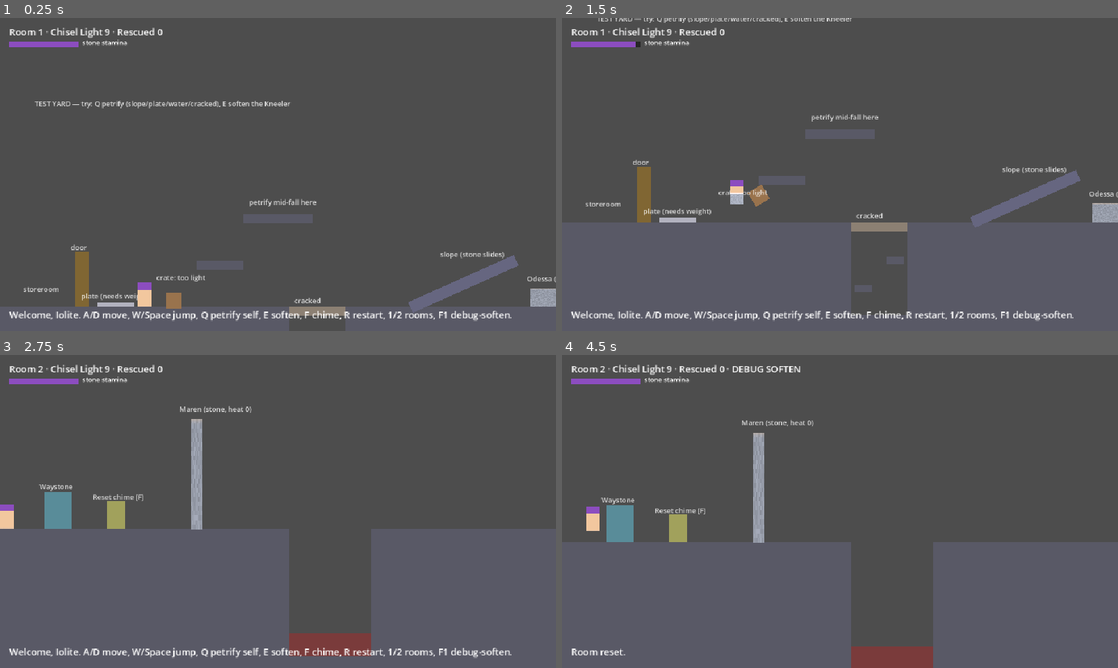
Above: before the commit, frames 1-4 (two rows, left to right).
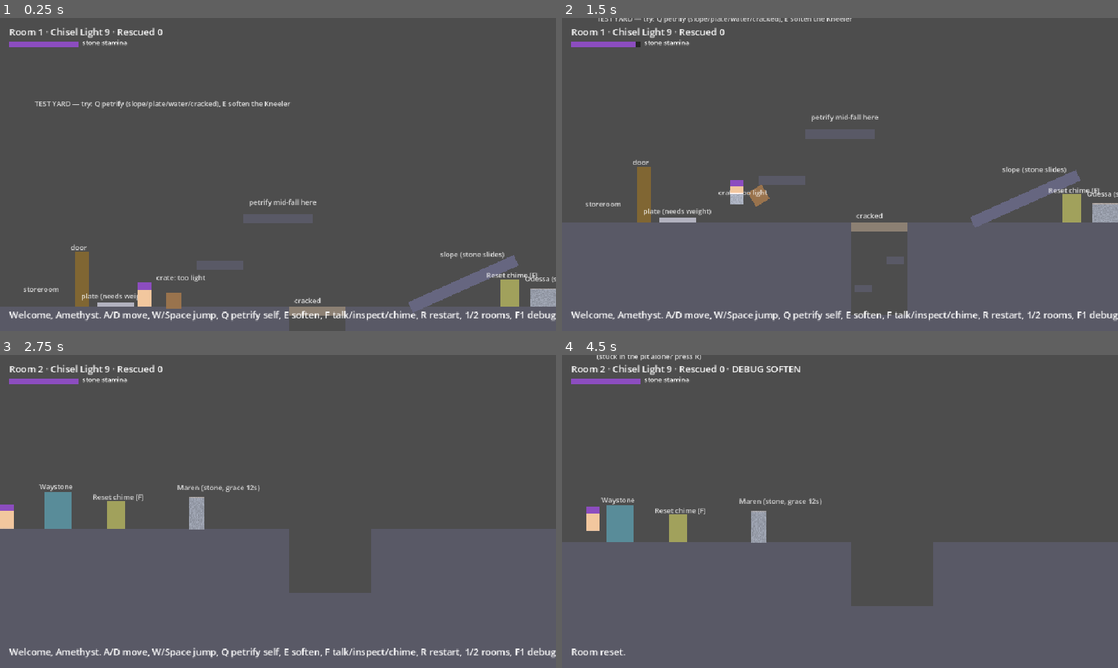
Above: after the commit, the same moments.

Repository: News664/Petr-Platformer
Game: Godot game, scene res://main.tscn
Same seed, same stepped clock (60 frames per second), same inputs: the game is played once before the commit and once after it.
Inputs:
- Up to frame 1 (0.25 s): no input
- Up to frame 2 (1.5 s): hold F (interact) 0.53-1.28 s; hold D (move_right) from 0.53 s (still down); tap W (jump) at 0.77, 1.07 s; tap Q (petrify) at 0.8, 1.35 s
- Up to frame 3 (2.75 s): tap W (jump) at 1.52, 1.82 s; tap 1 (room_1) at 1.55 s; release D (move_right) at 2.03 s; hold A (move_left) from 2.03 s (still down); hold 1 (room_1) from 2.03 s (still down); tap 2 (room_2) at 2.3 s
- Up to frame 4 (4.5 s): tap R (restart) at 2.75, 3.5, 4.25 s; release A (move_left) at 2.78 s; release 1 (room_1) at 2.78 s; hold D (move_right) 2.78-4.28 s; tap 2 (room_2) at 2.85 s; tap W (jump) at 3.02, 3.32, 3.77, 3.8, 4.07, 4.35 s; tap E (soften) at 3.05, 3.6 s; tap F1 (debug_soften) at 4.15 s; hold A (move_left) from 4.28 s (still down)

The runs differ from the first frame. In frame 1, 1.7% of the frame differs, in the area x 10-100%, y 81-97%; in frame 2, 1.7%; in frame 3, 4.9%, in the area x 10-100%, y 16-97%; in frame 4, 3.9%.

Commit message:
Playtest round 1 fixes: Grace system, chamber redesign, dialogue, Amethyst
Replace Stone-Heat with Grace: each NPC has a finite total soften time
per tier (12 s at Soften I), fully bounding chained escorts. Resize the
Runner to human proportions and redesign the chamber puzzle from
statue-as-bridge to statue-as-step-in-the-pit (jump math verified:
depth 110, statue 55, jump 67). Add talk/inspect on F with per-NPC
frozen-moment lines, stone-dreaming lore and a body-block bark, a reset
chime in room 1, water-sink message, Chisel Light refill on room load,
and rename the heroine to Amethyst (nick Amé). Target Godot 4.7.

Co-Authored-By: Claude Fable 5 <noreply@anthropic.com>
Claude-Session: https://claude.ai/code/session_011V3pnfjeuUBpne29pX5SGL

Diff:
--- a/game/project.godot
+++ b/game/project.godot
@@ -5,7 +5,7 @@
 
 config/name="Petr-Platformer M0"
 run/main_scene="res://main.tscn"
-config/features=PackedStringArray("4.3")
+config/features=PackedStringArray("4.7")
 
 [autoload]
 
--- a/game/scripts/level.gd
+++ b/game/scripts/level.gd
@@ -45,30 +45,12 @@
 
 
 func _on_waystone_body(body: Node, _ws: Area2D) -> void:
-	if body is Player:
-		var any := false
-		for npc in get_tree().get_nodes_in_group("npc"):
-			if npc.heat > 0:
-				any = true
-			npc.clear_heat()
-		if any:
-			G.say("The amulet attunes — stone-heat cleared.")
-	elif body is StatueNPC and body.soft:
+	if body is StatueNPC and body.soft:
 		G.rescued += 1
 		G.say("%s reaches the Waystone — she is safe in the Village now. (Rescued: %d)"
 				% [body.npc_name, G.rescued])
 		body.was_rescued.emit(body)
 		body.queue_free()
-
-
-func _make_hazard(rect: Rect2) -> void:
-	var hz := Util.area(self, rect, Color(0.7, 0.15, 0.15, 0.45))
-	hz.body_entered.connect(func(body: Node) -> void:
-		if body is Player:
-			body.respawn("The dark takes you back to the start.")
-		elif body is RigidBody2D and player != null and body == player.stone_form:
-			player.respawn("Your stone form drops into the dark. You wake at the start.")
-	)
 
 
 func _make_goal(rect: Rect2, text: String) -> void:
@@ -92,6 +74,11 @@
 		if body is Player:
 			body.in_water = true
 			body.water_surface_y = rect.position.y + 6.0
+		elif body is StatueNPC:
+			body.linear_damp = 3.0
+			if body.soft:
+				G.say("%s follows the light into the water — and sinks. Stone dreams don't swim."
+						% body.npc_name)
 		elif body is RigidBody2D:
 			body.linear_damp = 3.0
 	)
@@ -190,7 +177,15 @@
 	Util.crate(self, Vector2(300, 440))
 	Util.label(self, Vector2(270, 420), "crate: too light")
 	# a kneeler to soften and to dunk
-	_make_npc(Vector2(940, 460), "kneeler", "Odessa")
+	var odessa := _make_npc(Vector2(940, 460), "kneeler", "Odessa")
+	odessa.stone_lines = [
+		"Odessa knelt to pick up her daughter's doll when the wave came.",
+		"Amé: \"I'll come back for you, Odessa. I promise.\"",
+	]
+	odessa.soft_lines = [
+		"Odessa murmurs: \"...Amé? The light... it's warm here...\"",
+	]
+	_make_chime(Vector2(880, 480))
 	_make_waystone(Vector2(1220, 480))
 	_spawn_player(Vector2(250, 440))
 
@@ -198,19 +193,27 @@
 # ------------------------------------------------------------------ room 2
 func _build_chamber() -> void:
 	Util.label(self, Vector2(60, 120),
-			"CHAMBER — the pit is too wide to jump. She is not. (E soften, walk, E re-freeze, push)")
+			"CHAMBER — the pit is too wide to jump, too deep to climb. "
+			+ "She follows your light — even over an edge.")
+	Util.label(self, Vector2(60, 150), "(stuck in the pit alone? press R)")
 	Util.block(self, Rect2(0, 480, 500, 240))       # start side
 	Util.block(self, Rect2(640, 480, 640, 240))     # far side
-	# pit: 140 px wide, hazard above a solid floor
+	# pit: 140 px wide, 110 px deep — she is the missing step
 	Util.block(self, Rect2(486, 496, 14, 224))      # pit wall left
 	Util.block(self, Rect2(640, 496, 14, 224))      # pit wall right
-	Util.block(self, Rect2(500, 700, 140, 20))      # pit floor
-	_make_hazard(Rect2(500, 660, 140, 40))
+	Util.block(self, Rect2(500, 590, 140, 130))     # pit floor
 	# Maren the Runner, frozen mid-stride, facing the pit
-	_make_npc(Vector2(340, 384), "runner", "Maren")
+	var maren := _make_npc(Vector2(340, 452), "runner", "Maren")
+	maren.stone_lines = [
+		"Maren was running for the bridge when the wave caught her mid-stride.",
+		"Amé: \"Forgive me, Maren. I need your shoulders.\"",
+	]
+	maren.soft_lines = [
+		"Maren whispers: \"...keep going... I'll follow the light...\"",
+	]
 	_make_waystone(Vector2(100, 480))
 	_make_chime(Vector2(200, 480))
 	_make_goal(Rect2(1180, 400, 60, 80),
-			"Chamber complete. You crossed on her back. The ledger remembers. " +
-			"(Or: F1 debug-soften and walk her home to the Waystone.)")
+			"Chamber complete. You left her standing at the bottom of the pit. "
+			+ "The ledger remembers. (Or: F1 debug-soften and walk her to the Waystone.)")
 	_spawn_player(Vector2(80, 440))
--- a/game/scripts/main.gd
+++ b/game/scripts/main.gd
@@ -26,14 +26,15 @@
 	camera.make_current()
 	G.message.connect(_on_message)
 	load_room(1)
-	G.say("Welcome, Iolite. A/D move, W/Space jump, Q petrify self, E soften, "
-			+ "F chime, R restart, 1/2 rooms, F1 debug-soften.")
+	G.say("Welcome, Amethyst. A/D move, W/Space jump, Q petrify self, E soften, "
+			+ "F talk/inspect/chime, R restart, 1/2 rooms, F1 debug-soften.")
 
 
 func load_room(n: int) -> void:
 	if level != null:
 		level.queue_free()
 	current_room = n
+	G.chisel = 9  # test-mode: every room (re)load restores the budget
 	level = Level.new(n)
 	add_child(level)
 
@@ -65,17 +66,27 @@
 		G.debug_soften = not G.debug_soften
 		G.say("Debug long soften: %s" % ("ON (60 s)" if G.debug_soften else "off"))
 	elif event.is_action_pressed("interact"):
-		_try_chime()
+		_interact()
 
 
-func _try_chime() -> void:
+func _interact() -> void:
 	if level == null or level.player == null:
 		return
+	var ppos := level.player.global_position
 	for chime in get_tree().get_nodes_in_group("chime"):
-		if chime.global_position.distance_to(level.player.global_position) < 100.0:
+		if chime.global_position.distance_to(ppos) < 100.0:
 			load_room(current_room)
 			G.say("The chime rings — the ward pulls everyone back to her frozen moment.")
 			return
+	var best: StatueNPC = null
+	var best_d := 100.0
+	for npc in get_tree().get_nodes_in_group("npc"):
+		var d: float = npc.global_position.distance_to(ppos)
+		if d < best_d:
+			best_d = d
+			best = npc
+	if best != null:
+		best.talk()
 
 
 func _on_message(text: String) -> void:
--- a/game/scripts/npc.gd
+++ b/game/scripts/npc.gd
@@ -1,28 +1,35 @@
 class_name StatueNPC
 extends RigidBody2D
 # A petrified friend. Rigid statue by default; Soften makes her briefly
-# kinematic — she follows Iolite until the window closes, then re-freezes
-# wherever (and however) she ended up. Stone-Heat: each consecutive soften
-# halves duration and doubles cost until cleared at a Waystone.
+# kinematic. Softened people are stone-dreamers: not truly awake, they
+# follow the amulet's light (Amethyst) blindly — off ledges, into water.
+# Grace: the amulet can hold the curse off each person for only a fixed
+# total time per Soften tier. When her Grace is spent, she cannot be
+# softened again until Amethyst's amulet grows stronger.
 
 signal was_rescued(npc: StatueNPC)
 
-const BASE_DURATION := 8.0
-const MAX_HEAT := 3
+const WINDOW := 8.0          # max seconds per single soften at Soften I
+const GRACE_MAX := 12.0      # total soften seconds per person at Soften I
+const CHISEL_COST := 1
 const FOLLOW_STOP := 34.0
 const GRAVITY := 980.0
 
 var npc_name := "Friend"
 var kind := "runner"  # "runner" | "kneeler"
 var soft := false
-var heat := 0
+var grace_left := GRACE_MAX
 var walk_speed := 90.0
-var body_size := Vector2(20, 190)
+var body_size := Vector2(26, 55)
+var stone_lines: Array[String] = []
+var soft_lines: Array[String] = []
 
 var _soften_timer := 0.0
 var _vy := 0.0
 var _sprite: Sprite2D = null
 var _tag: Label = null
+var _line_index := 0
+var _barked := false
 
 
 func _ready() -> void:
@@ -31,7 +38,7 @@
 		walk_speed = 60.0
 		mass = 12.0
 	else:
-		body_size = Vector2(20, 190)
+		body_size = Vector2(26, 55)
 		walk_speed = 110.0
 		mass = 15.0
 		center_of_mass_mode = RigidBody2D.CENTER_OF_MASS_MODE_CUSTOM
@@ -48,14 +55,23 @@
 	_sprite = Util.make_sprite(body_size, Color(0.8, 0.7, 0.6), true)
 	add_child(_sprite)
 	Util.set_petrify(_sprite, 1.0)
-	_tag = Util.label(self, Vector2(-30, -body_size.y / 2.0 - 26), "")
+	_tag = Util.label(self, Vector2(-34, -body_size.y / 2.0 - 26), "")
 	_update_tag()
 	add_to_group("npc")
 
 
 func _update_tag() -> void:
 	var state := "soft %ds" % int(ceilf(_soften_timer)) if soft else "stone"
-	_tag.text = "%s (%s, heat %d)" % [npc_name, state, heat]
+	_tag.text = "%s (%s, grace %ds)" % [npc_name, state, int(ceilf(grace_left))]
+
+
+func talk() -> void:
+	var lines := soft_lines if soft else stone_lines
+	if lines.is_empty():
+		G.say("She is somewhere far away, behind the stone.")
+		return
+	G.say(lines[_line_index % lines.size()])
+	_line_index += 1
 
 
 func try_soften() -> void:
@@ -63,41 +79,36 @@
 		_refreeze()
 		G.say("%s re-freezes at your word." % npc_name)
 		return
-	if heat >= MAX_HEAT:
-		G.say("%s's stone is curse-hot — the amulet refuses. Attune at a Waystone." % npc_name)
+	if grace_left < 0.5 and not G.debug_soften:
+		G.say("%s's grace is spent — the amulet cannot reach her again. Not yet." % npc_name)
 		return
-	var cost := 1 << heat
-	if G.chisel < cost:
-		G.say("Not enough Chisel Light (need %d, have %d)." % [cost, G.chisel])
+	if G.chisel < CHISEL_COST:
+		G.say("Not enough Chisel Light (need %d, have %d)." % [CHISEL_COST, G.chisel])
 		return
-	G.chisel -= cost
-	var dur := BASE_DURATION / float(1 << heat)
+	G.chisel -= CHISEL_COST
+	var dur := minf(WINDOW, grace_left)
 	if G.debug_soften:
 		dur = 60.0
-	heat += 1
 	soft = true
 	_soften_timer = dur
 	_vy = 0.0
+	_barked = false
 	freeze_mode = RigidBody2D.FREEZE_MODE_KINEMATIC
 	freeze = true
 	var tw := create_tween()
 	tw.tween_property(self, "rotation", 0.0, 0.35)
 	Util.animate_petrify(_sprite, 1.0, 0.0, 0.3)
-	G.say("%s softens — %.0f seconds." % [npc_name, dur])
+	G.say("%s softens — %.0f seconds. She dreams toward your light." % [npc_name, dur])
 
 
 func _refreeze() -> void:
 	soft = false
 	_soften_timer = 0.0
+	_sprite.self_modulate.a = 1.0
 	Util.animate_petrify(_sprite, 0.0, 1.0, 0.3)
 	freeze = false
 	linear_velocity = Vector2.ZERO
 	angular_velocity = 0.0
-	_update_tag()
-
-
-func clear_heat() -> void:
-	heat = 0
 	_update_tag()
 
 
@@ -107,9 +118,14 @@
 		_tag.rotation = -rotation
 		return
 	_soften_timer -= delta
-	if _soften_timer <= 0.0:
+	if not G.debug_soften:
+		grace_left = maxf(grace_left - delta, 0.0)
+	if _soften_timer <= 0.0 or (grace_left <= 0.0 and not G.debug_soften):
 		_refreeze()
-		G.say("%s turns back to stone." % npc_name)
+		if grace_left <= 0.0:
+			G.say("%s turns back to stone. Her grace is spent." % npc_name)
+		else:
+			G.say("%s turns back to stone." % npc_name)
 		return
 	# flash warning in the last 2 seconds
 	if _soften_timer < 2.0:
@@ -122,8 +138,11 @@
 	if absf(dx) > FOLLOW_STOP:
 		vx = signf(dx) * walk_speed
 	_vy += GRAVITY * delta
-	move_and_collide(Vector2(vx * delta, 0))
-	var col := move_and_collide(Vector2(0, _vy * delta))
-	if col:
+	var col_x := move_and_collide(Vector2(vx * delta, 0))
+	if col_x and col_x.get_collider() is Player and not _barked:
+		_barked = true
+		G.say("%s sways against you, eyes half-shut, dreaming of stone." % npc_name)
+	var col_y := move_and_collide(Vector2(0, _vy * delta))
+	if col_y:
 		_vy = 0.0
 	_update_tag()
--- a/game/scripts/player.gd
+++ b/game/scripts/player.gd
@@ -1,6 +1,6 @@
 class_name Player
 extends CharacterBody2D
-# Iolite: flesh form (CharacterBody2D) with a spawnable rigid stone form.
+# Amethyst: flesh form (CharacterBody2D) with a spawnable rigid stone form.
 
 const SPEED := 160.0
 const JUMP_VELOCITY := -400.0
Not shown, changed: README.md
Not shown, changed: docs/GAME_DESIGN.md
Not shown, changed: docs/M0_PLAN.md
